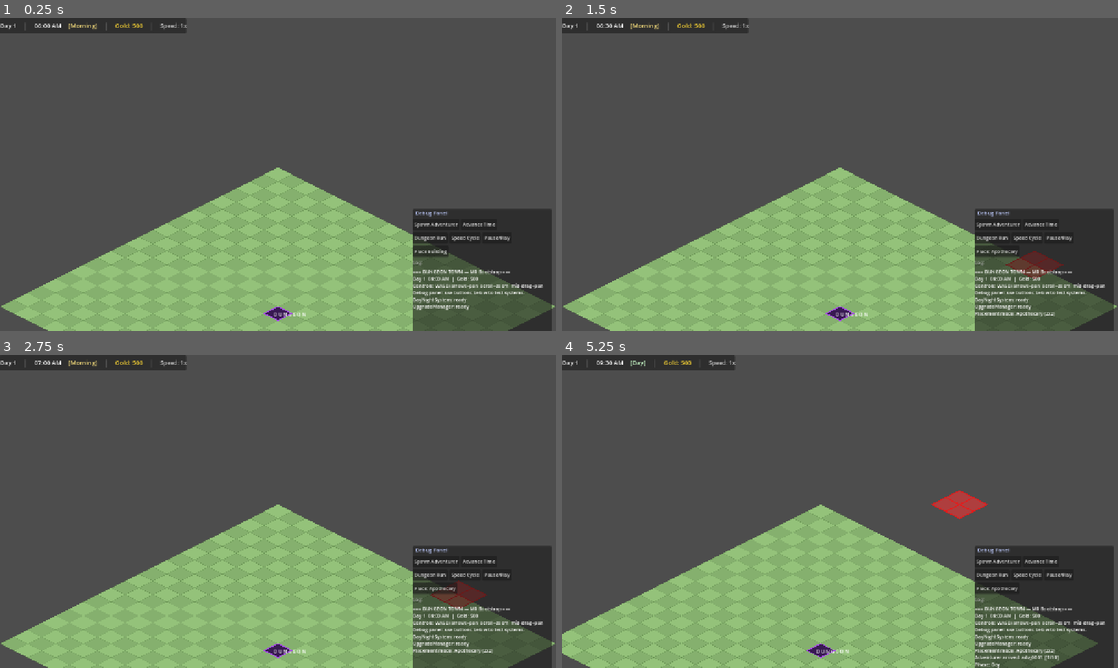
Above: before the commit, frames 1-4 (two rows, left to right).
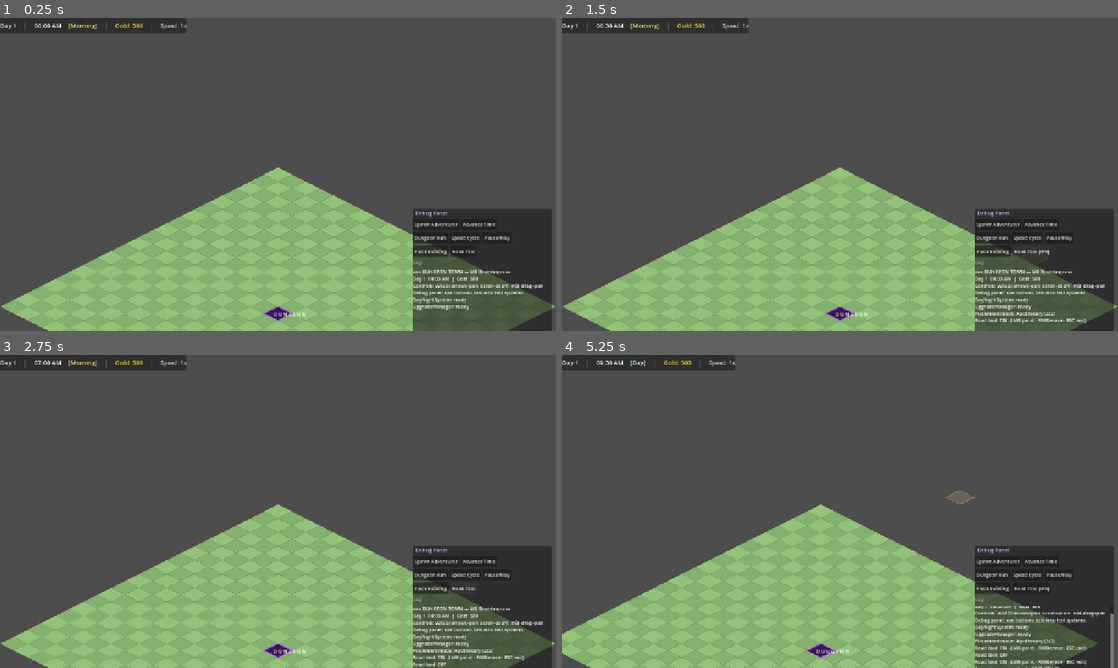
Above: after the commit, the same moments.

Repository: chrisagiddings/dungeon-town
Game: Godot game, scene res://scenes/Main.tscn
Same seed, same stepped clock (60 frames per second), same inputs: the game is played once before the commit and once after it.
Inputs (mouse positions are in pixels of both pictures, inside the frame that each line leads up to):
- Up to frame 1 (0.25 s): no input
- Up to frame 2 (1.5 s): click "Place Building" at 0.5 s; click (1034, 252) at 1.25 s, where only the run after the commit has a clickable "Road Tool"
- Up to frame 3 (2.75 s): click (467, 589) at 2 s, where only the run after the commit has a clickable "Road Tool [ON]"
- Up to frame 4 (5.25 s): click (1023, 589) at 2.75 s, where only the run after the commit has a clickable "Road Tool"; click "Spawn Adventurer" at 3.5 s; click "Advance Time" at 4.25 s; tap Enter at 5 s; move the mouse to (962, 495) at 5.02 s; hold D from 5.03 s (still down); tap E at 5.1 s; click (962, 495) at 5.17 s

The runs differ from the first frame. In frame 1, less than 0.1% of the frame differs, in the area x 81-86%, y 74-77%; in frame 2, 0.7%; in frame 3, 0.6%; in frame 4, 2.6%, in the area x 66-100%, y 43-100%.

Commit message:
[#14] Road placement system
- RoadGrid: tile-based road data with AStar2D navigation graph;
  road tiles weight 1.0, ground 3.0, building tiles disabled;
  find_path() returns road-preferring tile paths for future
  adventurer movement; syncs passability on building placed/demolished
- RoadLayer: draws road tiles as dusty-brown isometric diamonds
  below buildings (ENV_ROAD colour), redraws on road_placed/removed
- RoadPlacer: click-drag to paint roads, right-drag to erase;
  preview tile follows cursor (red on building tiles, road-colour
  elsewhere); ESC exits; mutually exclusive with building placement
- EventBus: road_placed, road_removed, road_mode_entered, road_mode_exited
- DebugPanel: Road Tool toggle button; shows [ON] state; deactivates
  building placement when road mode starts
- Main.tscn: RoadGrid, RoadLayer (between terrain and buildings),
  RoadPlacer added under TownRoot
- 17 unit tests for RoadGrid (156/156 total passing)

Diff:
--- a/autoload/EventBus.gd
+++ b/autoload/EventBus.gd
@@ -40,5 +40,11 @@
 signal building_upgrade_started(instance_id: String, target_data_id: String, complete_day: int)
 signal building_upgrade_completed(old_instance_id: String, new_instance_id: String)
 
+# ── Roads ─────────────────────────────────────────────────────────────────────
+signal road_placed(tile: Vector2i)
+signal road_removed(tile: Vector2i)
+signal road_mode_entered()
+signal road_mode_exited()
+
 # ── Debug / UI ───────────────────────────────────────────────────────────────
 signal debug_log_message(message: String)
--- a/scenes/Main.tscn
+++ b/scenes/Main.tscn
@@ -13,6 +13,9 @@
 [ext_resource type="Script" path="res://scripts/systems/BuildingPlacer.gd" id="11"]
 [ext_resource type="Script" path="res://scripts/ui/BuildingInfoPanel.gd" id="12"]
 [ext_resource type="Script" path="res://scripts/systems/UpgradeManager.gd" id="13"]
+[ext_resource type="Script" path="res://scripts/systems/RoadGrid.gd" id="14"]
+[ext_resource type="Script" path="res://scripts/systems/RoadLayer.gd" id="15"]
+[ext_resource type="Script" path="res://scripts/systems/RoadPlacer.gd" id="16"]
 
 ; ── Root ─────────────────────────────────────────────────────────────────────
 [node name="Main" type="Node2D"]
@@ -27,11 +30,20 @@
 [node name="BuildingGrid" type="Node" parent="TownRoot"]
 script = ExtResource("9")
 
+[node name="RoadGrid" type="Node" parent="TownRoot"]
+script = ExtResource("14")
+
+[node name="RoadLayer" type="Node2D" parent="TownRoot"]
+script = ExtResource("15")
+
 [node name="BuildingLayer" type="Node2D" parent="TownRoot"]
 script = ExtResource("10")
 
 [node name="BuildingPlacer" type="Node2D" parent="TownRoot"]
 script = ExtResource("11")
+
+[node name="RoadPlacer" type="Node2D" parent="TownRoot"]
+script = ExtResource("16")
 
 [node name="DungeonRoot" type="Node2D" parent="."]
 
--- a/scripts/DebugPanel.gd
+++ b/scripts/DebugPanel.gd
@@ -13,8 +13,9 @@
 var _log_output: RichTextLabel
 var _log_lines: Array[String] = []
 var _last_adv_id: String = ""
-var _place_idx: int = 0
+var _place_idx: int  = 0
 var _place_btn: Button = null
+var _road_btn:  Button = null
 
 # ── Lifecycle ─────────────────────────────────────────────────────────────────
 
@@ -64,8 +65,10 @@
 	row3.add_theme_constant_override("separation", 4)
 	vbox.add_child(row3)
 	_place_btn = _btn_ref(row3, "Place Building", _on_place_building)
+	_road_btn  = _btn_ref(row3, "Road Tool",      _on_road_tool)
 	EventBus.building_placement_cancelled.connect(_on_placement_cancelled)
 	EventBus.building_placed.connect(func(_id, _origin): _on_placement_cancelled())
+	EventBus.road_mode_exited.connect(func(): _road_btn.text = "Road Tool")
 
 	# Log label
 	var log_hdr := Label.new()
@@ -171,6 +174,24 @@
 	if _place_btn:
 		_place_btn.text = "Place Building"
 
+func _on_road_tool() -> void:
+	var placer: RoadPlacer = _find("RoadPlacer")
+	if not placer:
+		EventBus.debug_log_message.emit("ERROR: RoadPlacer not found in scene")
+		return
+	if placer.is_road_mode():
+		placer.exit_road_mode()
+	else:
+		# Exit building placement if active
+		var bplacer: BuildingPlacer = _find("BuildingPlacer")
+		if bplacer and bplacer.is_placing():
+			bplacer.exit_placement_mode()
+			if _place_btn:
+				_place_btn.text = "Place Building"
+		placer.enter_road_mode()
+		if _road_btn:
+			_road_btn.text = "Road Tool [ON]"
+
 # ── Log ───────────────────────────────────────────────────────────────────────
 
 func _on_log(message: String) -> void:
--- /dev/null
+++ b/scripts/systems/RoadGrid.gd
@@ -0,0 +1,124 @@
+extends Node
+class_name RoadGrid
+## Authoritative road data and 2D navigation grid.
+## Tracks which tiles have roads, and maintains an AStar2D graph so future
+## adventurer pathfinding can prefer roads over bare ground.
+##
+## Navigation costs:
+##   Road tile       → weight 1.0 (fast)
+##   Open ground     → weight 3.0 (slow, passable)
+##   Building tile   → disconnected (impassable)
+
+const GRID_SIZE:    int   = 20
+const COST_ROAD:    float = 1.0
+const COST_GROUND:  float = 3.0
+
+# ── State ─────────────────────────────────────────────────────────────────────
+var _roads: Dictionary = {}   # Vector2i → true
+var _astar: AStar2D    = AStar2D.new()
+
+# ── Lifecycle ─────────────────────────────────────────────────────────────────
+
+func _ready() -> void:
+	_build_nav_grid()
+	EventBus.building_placed.connect(_on_building_placed)
+	EventBus.building_demolished.connect(_on_building_demolished)
+	EventBus.debug_log_message.emit("RoadGrid: ready")
+
+# ── Public road API ───────────────────────────────────────────────────────────
+
+func place_road(tile: Vector2i) -> void:
+	if not _is_valid_tile(tile) or _roads.has(tile):
+		return
+	_roads[tile] = true
+	_astar.set_point_weight_scale(_tile_id(tile), COST_ROAD)
+	EventBus.road_placed.emit(tile)
+
+func remove_road(tile: Vector2i) -> void:
+	if not _roads.has(tile):
+		return
+	_roads.erase(tile)
+	_astar.set_point_weight_scale(_tile_id(tile), COST_GROUND)
+	EventBus.road_removed.emit(tile)
+
+func has_road(tile: Vector2i) -> bool:
+	return _roads.has(tile)
+
+func get_road_tiles() -> Array[Vector2i]:
+	var tiles: Array[Vector2i] = []
+	for t in _roads.keys():
+		tiles.append(t as Vector2i)
+	return tiles
+
+func get_road_count() -> int:
+	return _roads.size()
+
+func clear_roads() -> void:
+	for tile in _roads.keys().duplicate():
+		remove_road(tile as Vector2i)
+
+# ── Navigation API ────────────────────────────────────────────────────────────
+
+func find_path(from: Vector2i, to: Vector2i) -> Array[Vector2i]:
+	## Returns an array of tile coordinates from from→to, preferring roads.
+	## Returns empty array if no path exists.
+	var from_id := _tile_id(from)
+	var to_id   := _tile_id(to)
+	if not _astar.has_point(from_id) or not _astar.has_point(to_id):
+		return []
+	var raw: PackedVector2Array = _astar.get_point_path(from_id, to_id)
+	var result: Array[Vector2i] = []
+	for v in raw:
+		result.append(Vector2i(int(v.x), int(v.y)))
+	return result
+
+func set_tile_passable(tile: Vector2i, passable: bool) -> void:
+	## Used when buildings are placed (impassable) or demolished (passable).
+	var id := _tile_id(tile)
+	if not _astar.has_point(id):
+		return
+	_astar.set_point_disabled(id, not passable)
+
+# ── EventBus handlers ─────────────────────────────────────────────────────────
+
+func _on_building_placed(_instance_id: String, _origin: Vector2i) -> void:
+	# Defer one frame so BuildingGrid is updated before we query it
+	call_deferred("_sync_building_passability")
+
+func _on_building_demolished(_instance_id: String) -> void:
+	call_deferred("_sync_building_passability")
+
+func _sync_building_passability() -> void:
+	var grid: BuildingGrid = get_tree().root.find_child("BuildingGrid", true, false)
+	if grid == null:
+		return
+	for row in range(GRID_SIZE):
+		for col in range(GRID_SIZE):
+			var tile := Vector2i(col, row)
+			var passable := not grid.is_tile_occupied(tile)
+			set_tile_passable(tile, passable)
+
+# ── Nav grid construction ─────────────────────────────────────────────────────
+
+func _build_nav_grid() -> void:
+	# Add all points
+	for row in range(GRID_SIZE):
+		for col in range(GRID_SIZE):
+			var tile := Vector2i(col, row)
+			var id   := _tile_id(tile)
+			_astar.add_point(id, Vector2(col, row), COST_GROUND)
+
+	# Connect 4-directional neighbors
+	for row in range(GRID_SIZE):
+		for col in range(GRID_SIZE):
+			var id := _tile_id(Vector2i(col, row))
+			if col + 1 < GRID_SIZE:
+				_astar.connect_points(id, _tile_id(Vector2i(col + 1, row)))
+			if row + 1 < GRID_SIZE:
+				_astar.connect_points(id, _tile_id(Vector2i(col, row + 1)))
+
+func _tile_id(tile: Vector2i) -> int:
+	return tile.y * GRID_SIZE + tile.x
+
+func _is_valid_tile(tile: Vector2i) -> bool:
+	return tile.x >= 0 and tile.y >= 0 and tile.x < GRID_SIZE and tile.y < GRID_SIZE
--- /dev/null
+++ b/scripts/systems/RoadLayer.gd
@@ -0,0 +1,52 @@
+extends Node2D
+class_name RoadLayer
+## Draws all placed road tiles as isometric diamonds in ENV_ROAD colour.
+
+const TILE_W: int = 64
+const TILE_H: int = 32
+const ROAD_COLOR:   Color = PlaceholderColors.ENV_ROAD
+const BORDER_COLOR: Color = Color(0.30, 0.26, 0.22, 0.6)
+
+var _grid: RoadGrid = null
+
+func _ready() -> void:
+	await get_tree().process_frame
+	_grid = get_parent().get_node_or_null("RoadGrid") as RoadGrid
+	if _grid == null:
+		push_error("RoadLayer: RoadGrid sibling not found")
+		return
+	EventBus.road_placed.connect(_on_road_changed)
+	EventBus.road_removed.connect(_on_road_changed)
+
+func _on_road_changed(_tile: Vector2i) -> void:
+	queue_redraw()
+
+func _draw() -> void:
+	if _grid == null:
+		return
+	for tile in _grid.get_road_tiles():
+		_draw_iso_tile(_iso_to_screen(tile))
+
+# ── Drawing ───────────────────────────────────────────────────────────────────
+
+func _draw_iso_tile(center: Vector2) -> void:
+	var pts := _tile_polygon(center)
+	draw_colored_polygon(pts, ROAD_COLOR)
+	draw_polyline(pts, BORDER_COLOR, 1.0)
+
+func _tile_polygon(center: Vector2) -> PackedVector2Array:
+	var hw: float = TILE_W * 0.5
+	var hh: float = TILE_H * 0.5
+	return PackedVector2Array([
+		Vector2(center.x,       center.y - hh),
+		Vector2(center.x + hw,  center.y),
+		Vector2(center.x,       center.y + hh),
+		Vector2(center.x - hw,  center.y),
+		Vector2(center.x,       center.y - hh),
+	])
+
+func _iso_to_screen(tile: Vector2i) -> Vector2:
+	return Vector2(
+		float(tile.x - tile.y) * float(TILE_W) * 0.5,
+		float(tile.x + tile.y) * float(TILE_H) * 0.5
+	)
--- /dev/null
+++ b/scripts/systems/RoadPlacer.gd
@@ -0,0 +1,142 @@
+extends Node2D
+class_name RoadPlacer
+## Handles road painting mode: click-drag to place, right-drag to erase.
+## Activated via enter_road_mode() / exit_road_mode().
+## Mutually exclusive with BuildingPlacer placement mode.
+
+const TILE_W: int = 64
+const TILE_H: int = 32
+const COLOR_PREVIEW:  Color = Color(PlaceholderColors.ENV_ROAD.r, PlaceholderColors.ENV_ROAD.g,
+									PlaceholderColors.ENV_ROAD.b, 0.75)
+const COLOR_ERASE:    Color = Color(1.0, 0.3, 0.3, 0.55)
+const COLOR_BORDER:   Color = Color(0.6, 0.5, 0.35, 0.9)
+
+# ── State ─────────────────────────────────────────────────────────────────────
+var _active:          bool     = false
+var _is_painting:     bool     = false
+var _is_erasing:      bool     = false
+var _preview_tile:    Vector2i = Vector2i(-1, -1)
+
+var _road_grid:     RoadGrid     = null
+var _building_grid: BuildingGrid = null
+var _terrain:       TerrainGrid  = null
+
+# ── Lifecycle ─────────────────────────────────────────────────────────────────
+
+func _ready() -> void:
+	await get_tree().process_frame
+	_road_grid     = get_parent().get_node_or_null("RoadGrid")     as RoadGrid
+	_building_grid = get_parent().get_node_or_null("BuildingGrid") as BuildingGrid
+	_terrain       = get_parent().get_node_or_null("TerrainGrid")  as TerrainGrid
+	if _road_grid == null:
+		push_error("RoadPlacer: RoadGrid sibling not found")
+	if _building_grid == null:
+		push_error("RoadPlacer: BuildingGrid sibling not found")
+	if _terrain == null:
+		push_error("RoadPlacer: TerrainGrid sibling not found")
+
+func _process(_delta: float) -> void:
+	if not _active:
+		return
+	var tile := _mouse_tile()
+	if tile != _preview_tile:
+		_preview_tile = tile
+		queue_redraw()
+
+	# Paint/erase while button held
+	if _is_painting:
+		_try_place(tile)
+	elif _is_erasing:
+		_road_grid.remove_road(tile)
+
+func _unhandled_input(event: InputEvent) -> void:
+	if not _active:
+		return
+
+	if event is InputEventMouseButton:
+		var mb := event as InputEventMouseButton
+		if mb.button_index == MOUSE_BUTTON_LEFT:
+			_is_painting = mb.pressed
+			if mb.pressed:
+				_try_place(_mouse_tile())
+			get_viewport().set_input_as_handled()
+		elif mb.button_index == MOUSE_BUTTON_RIGHT:
+			_is_erasing = mb.pressed
+			if mb.pressed:
+				_road_grid.remove_road(_mouse_tile())
+			get_viewport().set_input_as_handled()
+
+	elif event is InputEventKey:
+		var ke := event as InputEventKey
+		if ke.pressed and ke.keycode == KEY_ESCAPE:
+			exit_road_mode()
+			get_viewport().set_input_as_handled()
+
+func _draw() -> void:
+	if not _active or _preview_tile == Vector2i(-1, -1):
+		return
+	var on_building := _building_grid != null and _building_grid.is_tile_occupied(_preview_tile)
+	var is_road     := _road_grid != null and _road_grid.has_road(_preview_tile)
+	var color: Color
+	if on_building:
+		color = Color(1.0, 0.2, 0.2, 0.45)  # can't place here
+	elif _is_erasing and is_road:
+		color = COLOR_ERASE
+	else:
+		color = COLOR_PREVIEW
+	_draw_iso_tile(_iso_to_screen(_preview_tile), color)
+
+# ── Public API ────────────────────────────────────────────────────────────────
+
+func enter_road_mode() -> void:
+	_active       = true
+	_is_painting  = false
+	_is_erasing   = false
+	_preview_tile = Vector2i(-1, -1)
+	queue_redraw()
+	EventBus.road_mode_entered.emit()
+	EventBus.debug_log_message.emit("Road tool: ON  (LMB paint · RMB erase · ESC exit)")
+
+func exit_road_mode() -> void:
+	_active       = false
+	_is_painting  = false
+	_is_erasing   = false
+	_preview_tile = Vector2i(-1, -1)
+	queue_redraw()
+	EventBus.road_mode_exited.emit()
+	EventBus.debug_log_message.emit("Road tool: OFF")
+
+func is_road_mode() -> bool:
+	return _active
+
+# ── Internal ──────────────────────────────────────────────────────────────────
+
+func _try_place(tile: Vector2i) -> void:
+	if _building_grid != null and _building_grid.is_tile_occupied(tile):
+		return  # can't paint over a building
+	_road_grid.place_road(tile)
+
+func _mouse_tile() -> Vector2i:
+	return _terrain.screen_to_iso(_terrain.to_local(get_global_mouse_position()))
+
+func _draw_iso_tile(center: Vector2, fill: Color) -> void:
+	var pts := _tile_polygon(center)
+	draw_colored_polygon(pts, fill)
+	draw_polyline(pts, COLOR_BORDER, 1.5)
+
+func _tile_polygon(center: Vector2) -> PackedVector2Array:
+	var hw: float = TILE_W * 0.5
+	var hh: float = TILE_H * 0.5
+	return PackedVector2Array([
+		Vector2(center.x,       center.y - hh),
+		Vector2(center.x + hw,  center.y),
+		Vector2(center.x,       center.y + hh),
+		Vector2(center.x - hw,  center.y),
+		Vector2(center.x,       center.y - hh),
+	])
+
+func _iso_to_screen(tile: Vector2i) -> Vector2:
+	return Vector2(
+		float(tile.x - tile.y) * float(TILE_W) * 0.5,
+		float(tile.x + tile.y) * float(TILE_H) * 0.5
+	)
--- /dev/null
+++ b/tests/unit/test_road_grid.gd
@@ -0,0 +1,116 @@
+extends GutTest
+## Unit tests for RoadGrid.
+
+var _grid: RoadGrid
+
+func before_each() -> void:
+	_grid = RoadGrid.new()
+	add_child_autofree(_grid)
+
+# ── place_road ────────────────────────────────────────────────────────────────
+
+func test_place_road_records_tile() -> void:
+	_grid.place_road(Vector2i(3, 3))
+	assert_true(_grid.has_road(Vector2i(3, 3)))
+
+func test_place_road_increments_count() -> void:
+	_grid.place_road(Vector2i(0, 0))
+	_grid.place_road(Vector2i(1, 0))
+	assert_eq(_grid.get_road_count(), 2)
+
+func test_place_road_emits_signal() -> void:
+	watch_signals(EventBus)
+	_grid.place_road(Vector2i(2, 2))
+	assert_signal_emitted(EventBus, "road_placed")
+
+func test_place_road_duplicate_ignored() -> void:
+	_grid.place_road(Vector2i(0, 0))
+	_grid.place_road(Vector2i(0, 0))
+	assert_eq(_grid.get_road_count(), 1)
+
+func test_place_road_out_of_bounds_ignored() -> void:
+	_grid.place_road(Vector2i(-1, 0))
+	_grid.place_road(Vector2i(0, -1))
+	_grid.place_road(Vector2i(20, 0))
+	_grid.place_road(Vector2i(0, 20))
+	assert_eq(_grid.get_road_count(), 0)
+
+# ── remove_road ───────────────────────────────────────────────────────────────
+
+func test_remove_road_clears_tile() -> void:
+	_grid.place_road(Vector2i(5, 5))
+	_grid.remove_road(Vector2i(5, 5))
+	assert_false(_grid.has_road(Vector2i(5, 5)))
+
+func test_remove_road_decrements_count() -> void:
+	_grid.place_road(Vector2i(0, 0))
+	_grid.place_road(Vector2i(1, 0))
+	_grid.remove_road(Vector2i(0, 0))
+	assert_eq(_grid.get_road_count(), 1)
+
+func test_remove_road_emits_signal() -> void:
+	_grid.place_road(Vector2i(3, 3))
+	watch_signals(EventBus)
+	_grid.remove_road(Vector2i(3, 3))
+	assert_signal_emitted(EventBus, "road_removed")
+
+func test_remove_road_nonexistent_is_noop() -> void:
+	_grid.remove_road(Vector2i(9, 9))
+	assert_eq(_grid.get_road_count(), 0)
+
+# ── has_road / get_road_tiles ─────────────────────────────────────────────────
+
+func test_has_road_false_on_empty_grid() -> void:
+	assert_false(_grid.has_road(Vector2i(0, 0)))
+
+func test_get_road_tiles_returns_all_placed() -> void:
+	_grid.place_road(Vector2i(0, 0))
+	_grid.place_road(Vector2i(1, 1))
+	_grid.place_road(Vector2i(2, 2))
+	var tiles := _grid.get_road_tiles()
+	assert_eq(tiles.size(), 3)
+	assert_true(tiles.has(Vector2i(0, 0)))
+	assert_true(tiles.has(Vector2i(1, 1)))
+	assert_true(tiles.has(Vector2i(2, 2)))
+
+# ── clear_roads ───────────────────────────────────────────────────────────────
+
+func test_clear_roads_removes_all() -> void:
+	_grid.place_road(Vector2i(0, 0))
+	_grid.place_road(Vector2i(5, 5))
+	_grid.clear_roads()
+	assert_eq(_grid.get_road_count(), 0)
+
+func test_clear_roads_all_tiles_gone() -> void:
+	_grid.place_road(Vector2i(0, 0))
+	_grid.clear_roads()
+	assert_false(_grid.has_road(Vector2i(0, 0)))
+
+# ── navigation ────────────────────────────────────────────────────────────────
+
+func test_path_exists_between_adjacent_tiles() -> void:
+	var path := _grid.find_path(Vector2i(0, 0), Vector2i(1, 0))
+	assert_true(path.size() > 0)
+
+func test_path_includes_endpoints() -> void:
+	var path := _grid.find_path(Vector2i(0, 0), Vector2i(3, 0))
+	assert_true(path.size() >= 2)
+	assert_true(path.has(Vector2i(0, 0)) or path[0] == Vector2i(0, 0))
+
+func test_set_tile_impassable_breaks_direct_path() -> void:
+	# Block tile (1,0) — only path from (0,0) to (2,0) must route around
+	_grid.set_tile_passable(Vector2i(1, 0), false)
+	var path := _grid.find_path(Vector2i(0, 0), Vector2i(2, 0))
+	# Path should still exist (can go around via row 1)
+	assert_true(path.size() > 0)
+	# But shouldn't go through (1,0)
+	assert_false(path.has(Vector2i(1, 0)))
+
+func test_path_on_road_shorter_weight_than_ground() -> void:
+	# Place road along row 0 from (0,0) to (5,0)
+	for i in range(6):
+		_grid.place_road(Vector2i(i, 0))
+	# Diagonal path without road should have higher cost
+	# We just check the road path is found and has correct number of tiles
+	var path := _grid.find_path(Vector2i(0, 0), Vector2i(5, 0))
+	assert_true(path.size() > 0)
Not shown: 1 places in scenes/Main.tscn that only renumber resources
